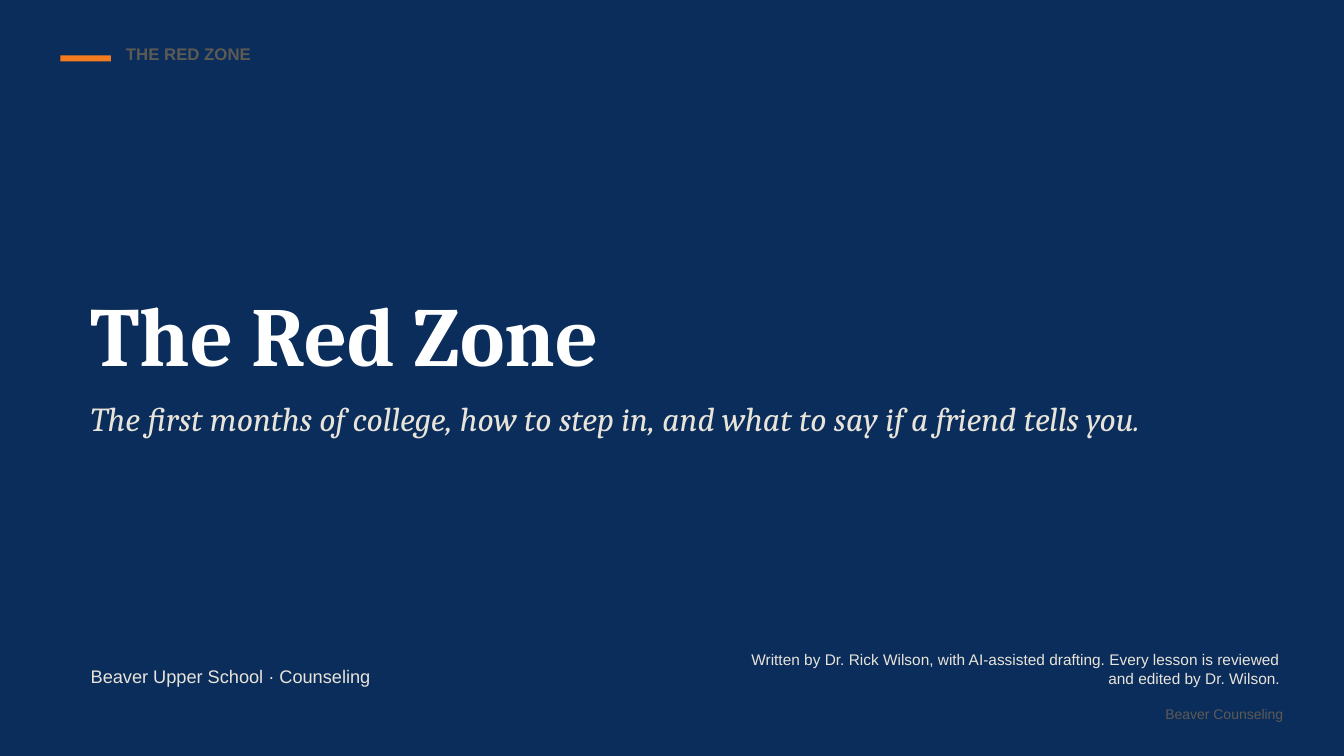
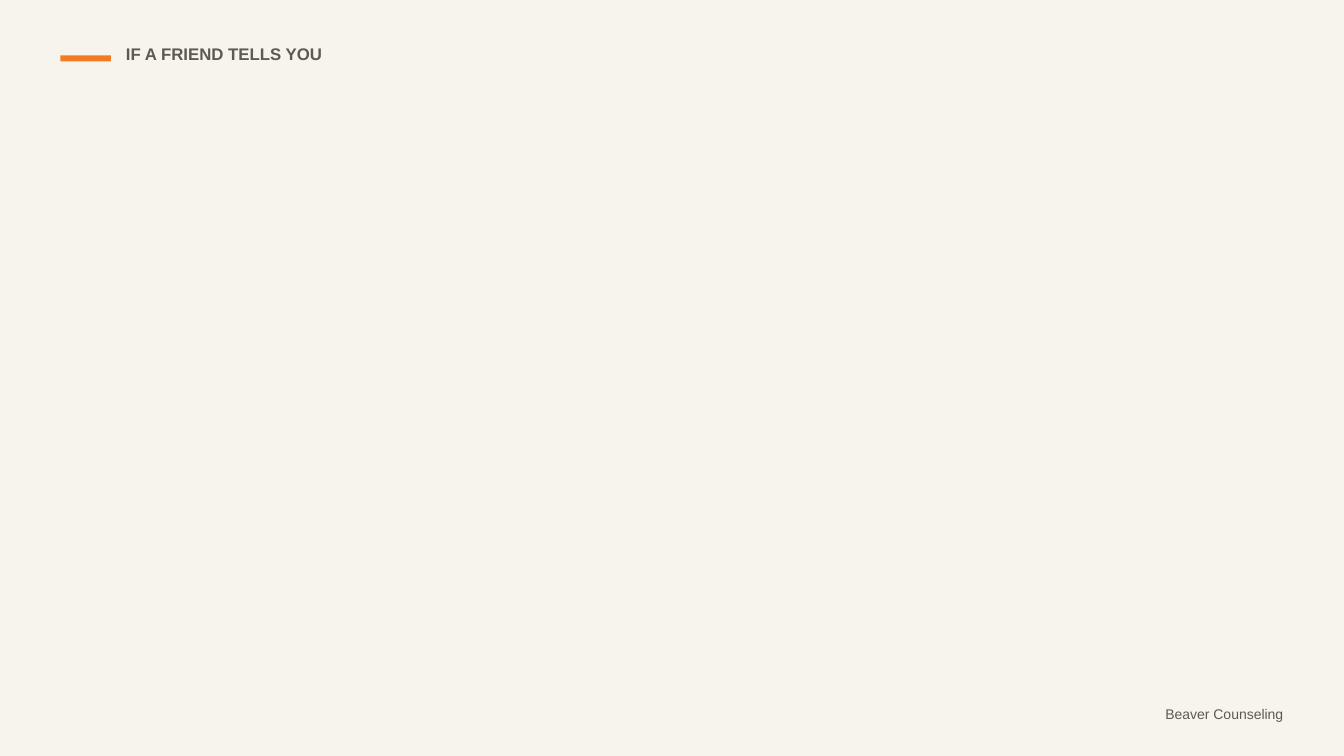
Before and after one commit to rmwtoolkit/bcds-toolkit, a slide deck: slide 19 of decks/launch-red-zone-lesson-v2.pptx (slide 2 before the commit). Drawn at 1344x756 pixels with LibreOffice and Linux fonts; fonts in the diff are those of the drawing; background and template pictures are left out. Boxes give left, top, right and bottom in pixels: in the first picture for what was removed or moved away, otherwise in the second. Text is boxed around its words. In the diff, an @@ line names an element or a change of style, - is before the commit and + after.

```diff
--- a/decks/launch-red-zone-lesson-v2.pptx
+++ b/decks/launch-red-zone-lesson-v2.pptx
@@ background #0B2D5B to picture (left out) @@
@@ text at bbox=[126, 48, 322, 60]: text changed @@
-THE RED ZONE
+IF A FRIEND TELLS YOU
@@ text removed at bbox=[91, 307, 599, 367] @@
-The Red Zone
@@ text removed at bbox=[91, 407, 1140, 439] @@
-The first months of college, how to step in, and what to say if a friend tells you.
@@ text removed at bbox=[751, 654, 1280, 687] @@
-Written by Dr. Rick Wilson, with AI-assisted drafting. Every lesson is reviewed and edited by Dr. Wilson.
@@ text removed at bbox=[91, 669, 370, 687] @@
-Beaver Upper School · Counseling
```
Also in this commit, not shown: 6 other slides changed, 12 slides added, 2 slides removed, 14 other files.
